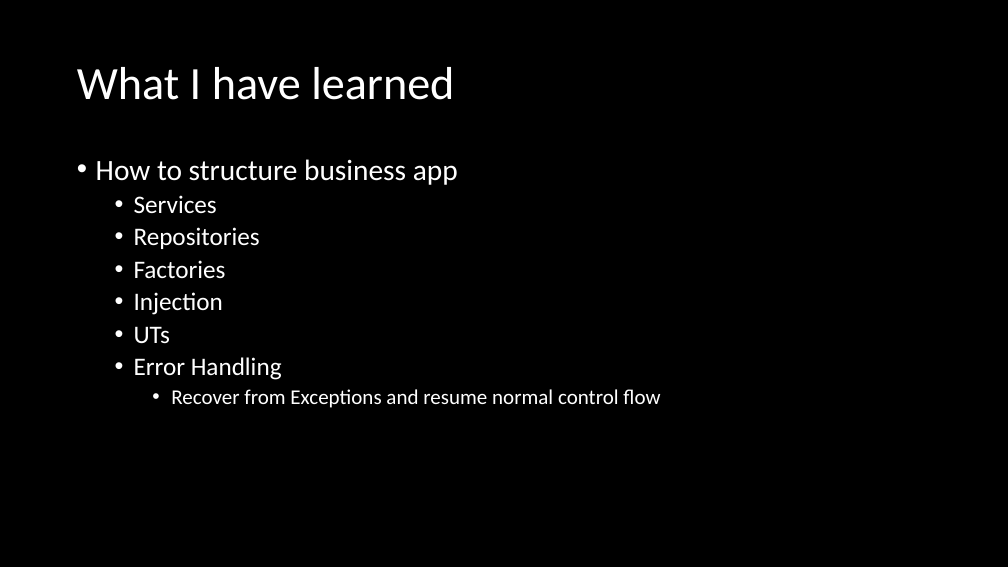
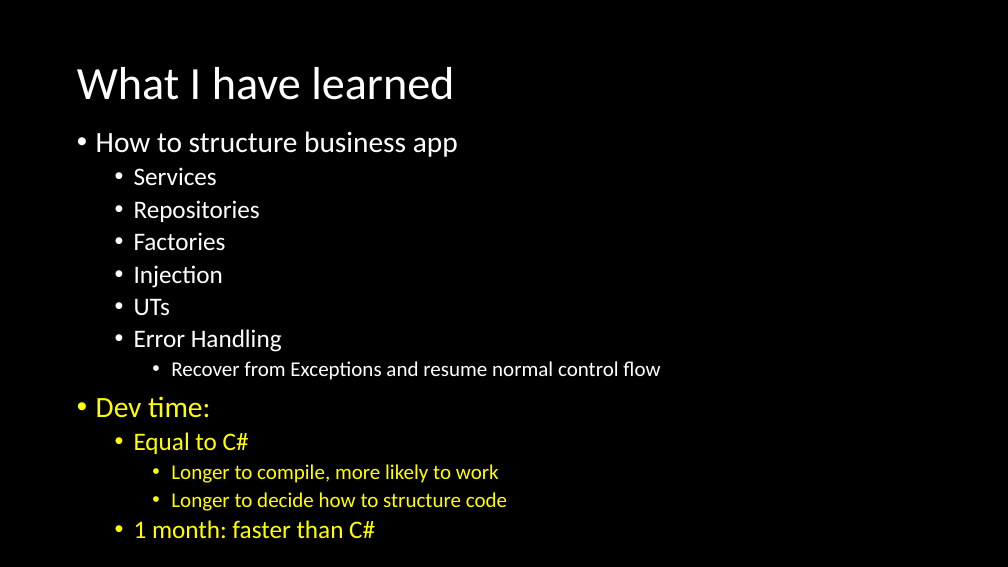
Before and after one commit to jaydpather/FSharpETLDemo, a slide deck: slide 10 of presentations/FSharpETLDemo.pptx. Drawn at 1008x567 pixels with LibreOffice and Linux fonts; fonts in the diff are those of the drawing. Boxes give left, top, right and bottom in pixels: in the first picture for what was removed or moved away, otherwise in the second. Text is boxed around its words. In the diff, an @@ line names an element or a change of style, - is before the commit and + after.

Commit message:
compile-time constants

```diff
--- a/presentations/FSharpETLDemo.pptx
+++ b/presentations/FSharpETLDemo.pptx
@@ text "How to structure business app": place and size @@
-text "How to structure business app" at <box>96,159,660,408</box>
+text "How to structure business app" at <box>96,131,660,539</box>
@@ text at <box>96,396,507,539</box>: paragraphs added @@
+• Dev time:
+  • Equal to C#
+    • Longer to compile, more likely to work
+    • Longer to decide how to structure code
+  • 1 month: faster than C#
```
Also in this commit, not shown: 2 other slides changed, 3 other files.
